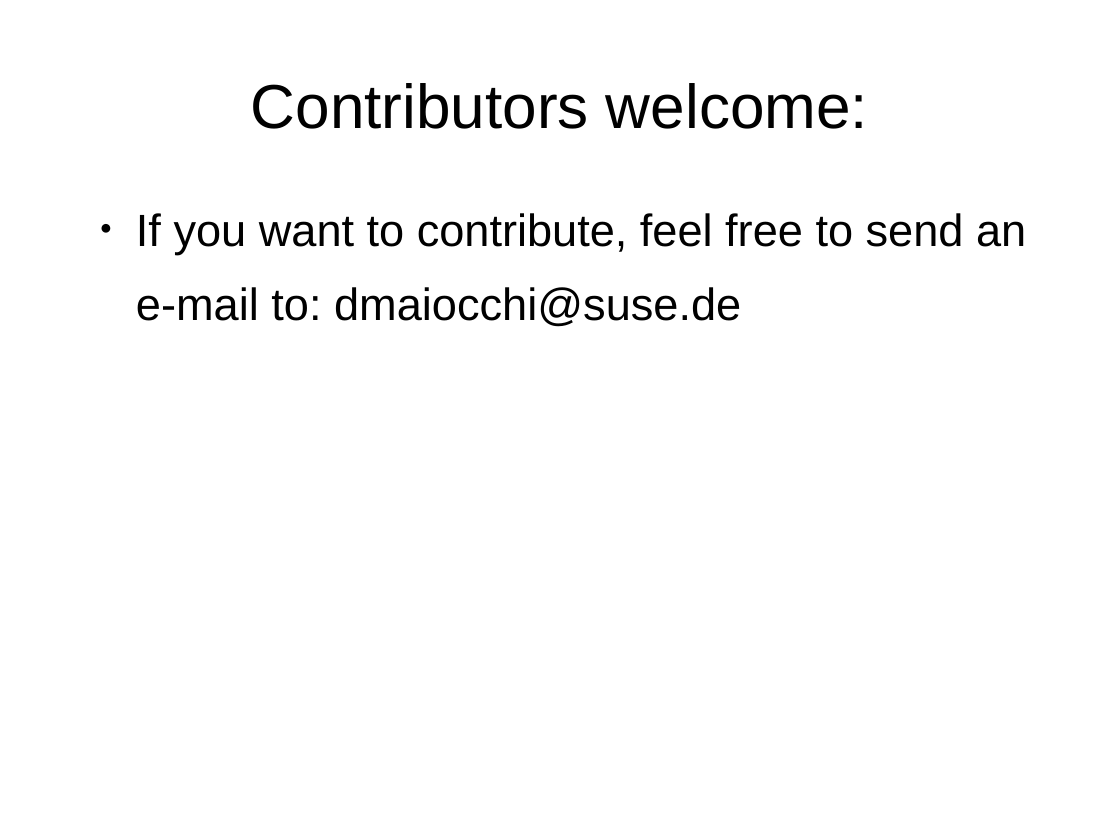
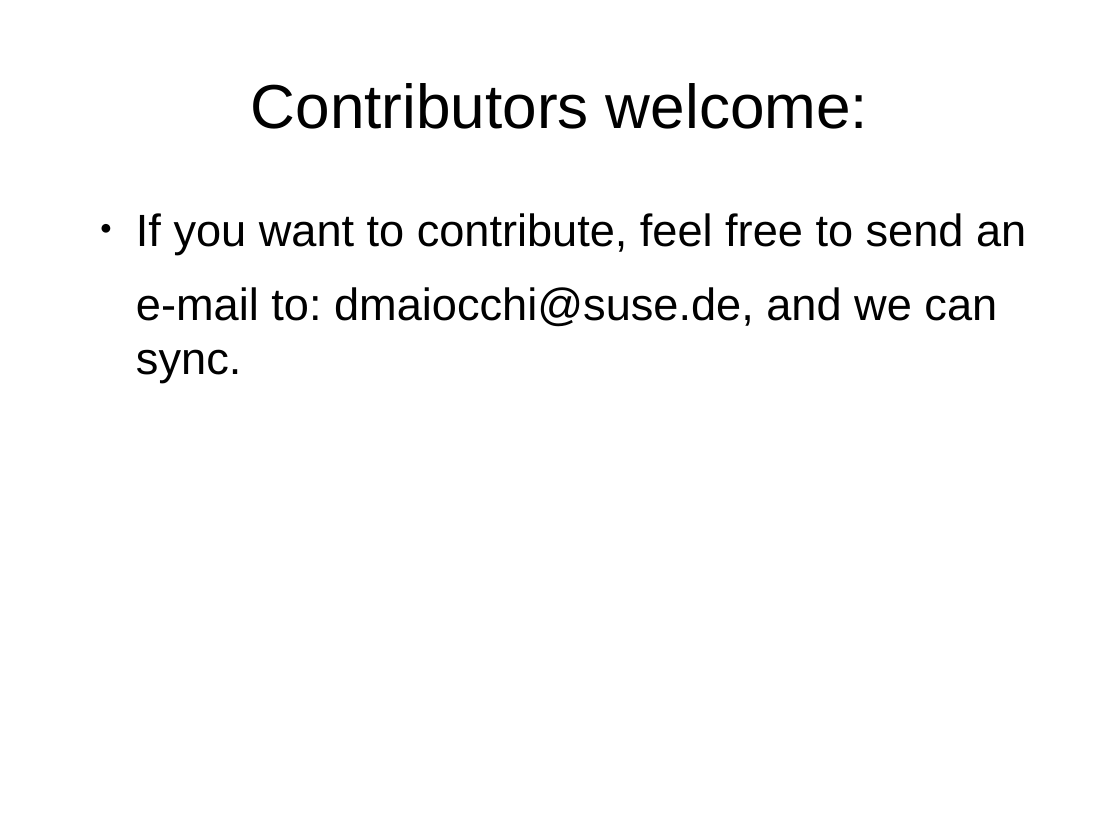
Before and after one commit to MalloZup/presentations, a slide deck: slide 7 of 2018/hackweek/elixir.odp. Drawn at 1120x840 pixels with LibreOffice and Linux fonts; fonts in the diff are those of the drawing. Boxes give left, top, right and bottom in pixels: in the first picture for what was removed or moved away, otherwise in the second. Text is boxed around its words. In the diff, an @@ line names an element or a change of style, - is before the commit and + after.

```diff
--- a/2018/hackweek/elixir.odp
+++ b/2018/hackweek/elixir.odp
@@ text at (136,287,997,383): text changed @@
-e-mail to: dmaiocchi@suse.de
+e-mail to: dmaiocchi@suse.de, and we can sync.
```
Also in this commit, not shown: 2 other slides changed.
